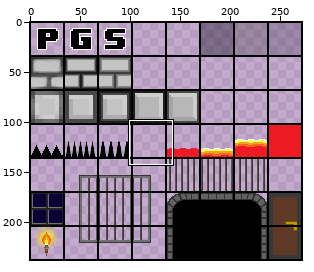
Two versions of one sprite sheet, assets/art/tiles/tileset/tileset1.png. Above: a wide view before the commit, with the close-up outlined.
Close-up. Earlier state:
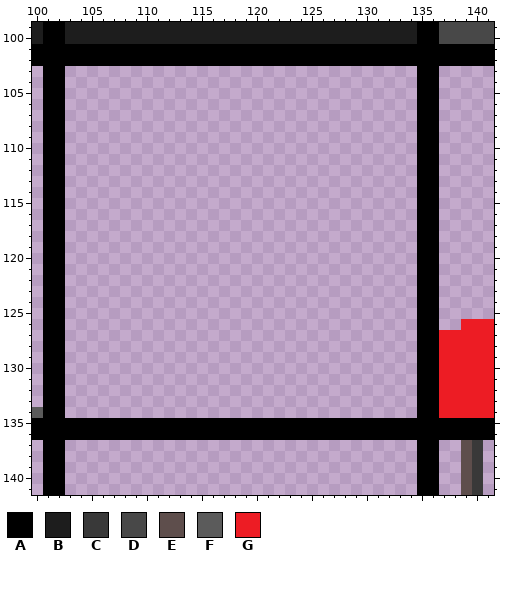
The file is 272x238 pixels. Pixels under 10% opacity are left out. Colours within 5 levels of each other are drawn and written as one. Shown: x 100..141, y 99..141. The commit also changed other parts of the picture, which this record leaves out.
Palette (. is transparent): A #000000  B #1d1d1d  C #393939  D #484848  E #5e4e4c  F #5b5b5b  G #ed1c24
Pixels before, first column x 100:
 99 BAABBBBBBBBBBBBBBBBBBBBBBBBBBBBBBBBAADDDDD
100 BAABBBBBBBBBBBBBBBBBBBBBBBBBBBBBBBBAADDDDD
101 AAAAAAAAAAAAAAAAAAAAAAAAAAAAAAAAAAAAAAAAAA
102 AAAAAAAAAAAAAAAAAAAAAAAAAAAAAAAAAAAAAAAAAA
103 .AA................................AA.....
104 .AA................................AA.....
105 .AA................................AA.....
106 .AA................................AA.....
107 .AA................................AA.....
108 .AA................................AA.....
109 .AA................................AA.....
110 .AA................................AA.....
111 .AA................................AA.....
112 .AA................................AA.....
113 .AA................................AA.....
114 .AA................................AA.....
115 .AA................................AA.....
116 .AA................................AA.....
117 .AA................................AA.....
118 .AA................................AA.....
119 .AA................................AA.....
120 .AA................................AA.....
121 .AA................................AA.....
122 .AA................................AA.....
123 .AA................................AA.....
124 .AA................................AA.....
125 .AA................................AA.....
126 .AA................................AA..GGG
127 .AA................................AAGGGGG
128 .AA................................AAGGGGG
129 .AA................................AAGGGGG
130 .AA................................AAGGGGG
131 .AA................................AAGGGGG
132 .AA................................AAGGGGG
133 .AA................................AAGGGGG
134 FAA................................AAGGGGG
135 AAAAAAAAAAAAAAAAAAAAAAAAAAAAAAAAAAAAAAAAAA
136 AAAAAAAAAAAAAAAAAAAAAAAAAAAAAAAAAAAAAAAAAA
137 .AA................................AA..EC.
138 .AA................................AA..EC.
139 .AA................................AA..EC.
140 .AA................................AA..EC.
141 .AA................................AA..EC.
And afterwards:
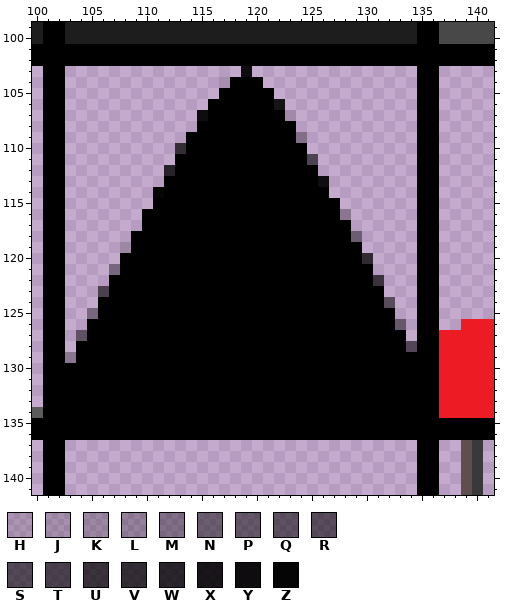
Colours new in this view: H #0000001f  J #00000028  K #00000033  L #0000003e  M #00000058  N #00000072  P #0000007b  Q #00000085  R #0000008b  S #00000092  T #0000009d  U #000000b3  V #000000bb  W #000000c8  X #000000df  Y #000000ec  Z #000000f7
The exact change:
There is now colour A in row 104 at x 118 to 120; in row 105 at x 117 to 121; in row 106 at x 116 to 121; in row 107 at x 116 to 122; in row 108 at x 115 to 123; in row 109 at x 114 to 123.
There is now colour A in row 110 at x 114 to 124; in row 111 at x 113 to 124; in row 112 at x 113 to 125; in row 113 at x 112 to 125; in row 114 at x 112 to 126; in row 115 at x 111 to 127.
There is now colour A in row 116 at x 110 to 127; in row 117 at x 110 to 128; in row 118 at x 109 to 128; in row 119 at x 109 to 129; in row 120 at x 108 to 129; in row 121 at x 108 to 130.
There is now colour A in row 122 at x 107 to 130; in row 123 at x 107 to 131; in row 124 at x 106 to 131; in row 125 at x 106 to 132; in row 126 at x 105 to 132; in row 127 at x 105 to 133.
There is now colour A in row 128 at x 104 to 133; in row 129 at x 104 to 134; in rows 130 to 134 at x 103 to 134.
There is now colour H in row 107 at x 123.
There is now colour J in row 104 at x 117.
There is now colour K in row 119 at x 108.
There is now colour L in row 116 at x 128; in row 129 at x 103.
There is now colour M in row 109 at x 124; in row 121 at x 107; in row 125 at x 105.
There is now colour N in row 118 at x 129.
There is now colour P in row 126 at x 133.
There is now colour Q in row 124 at x 132; in row 127 at x 104.
There is now colour R in row 128 at x 134.
There is now colour S in row 111 at x 125.
There is now colour T in row 123 at x 106.
There is now colour U in row 122 at x 131.
There is now colour V in row 110 at x 113; in row 120 at x 130.
There is now colour W in row 112 at x 112.
There is now colour X in row 106 at x 122.
There is now colour Y in row 103 at x 119; in row 107 at x 115; in row 113 at x 126.
There is now colour Z in row 114 at x 111.
